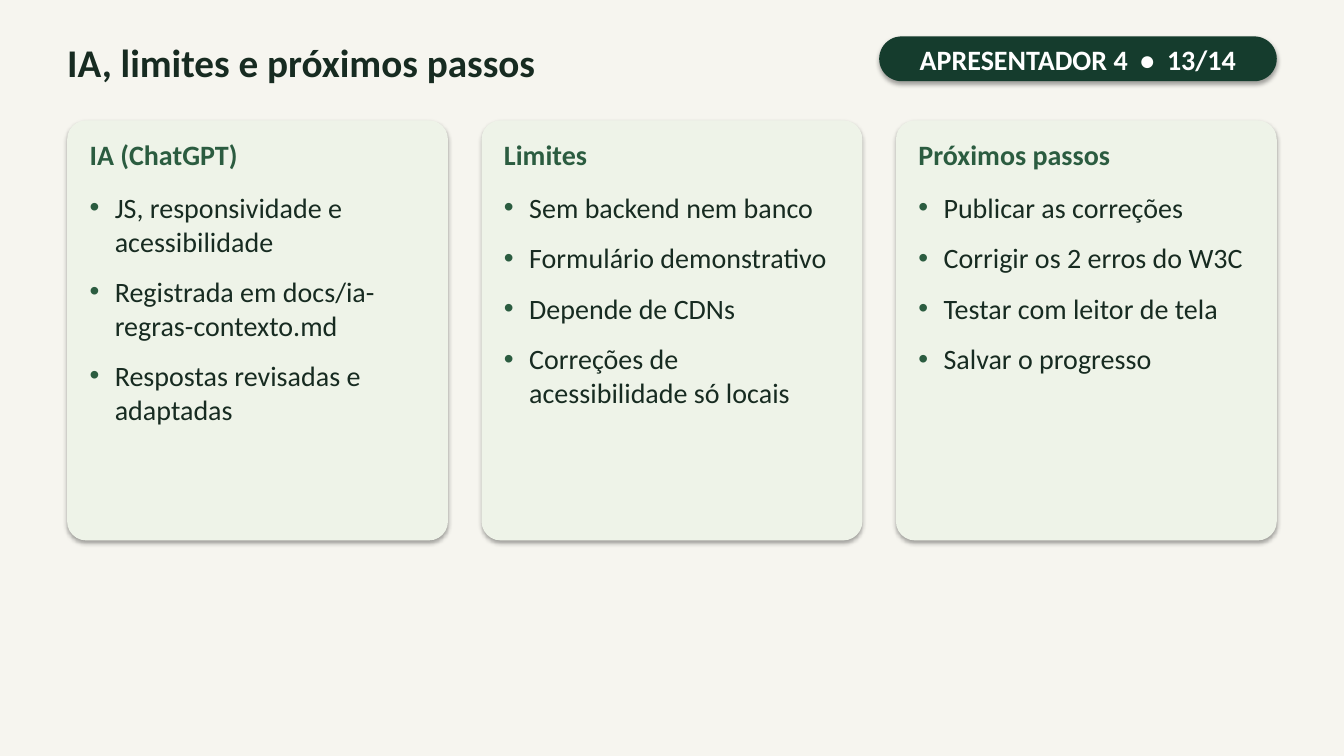
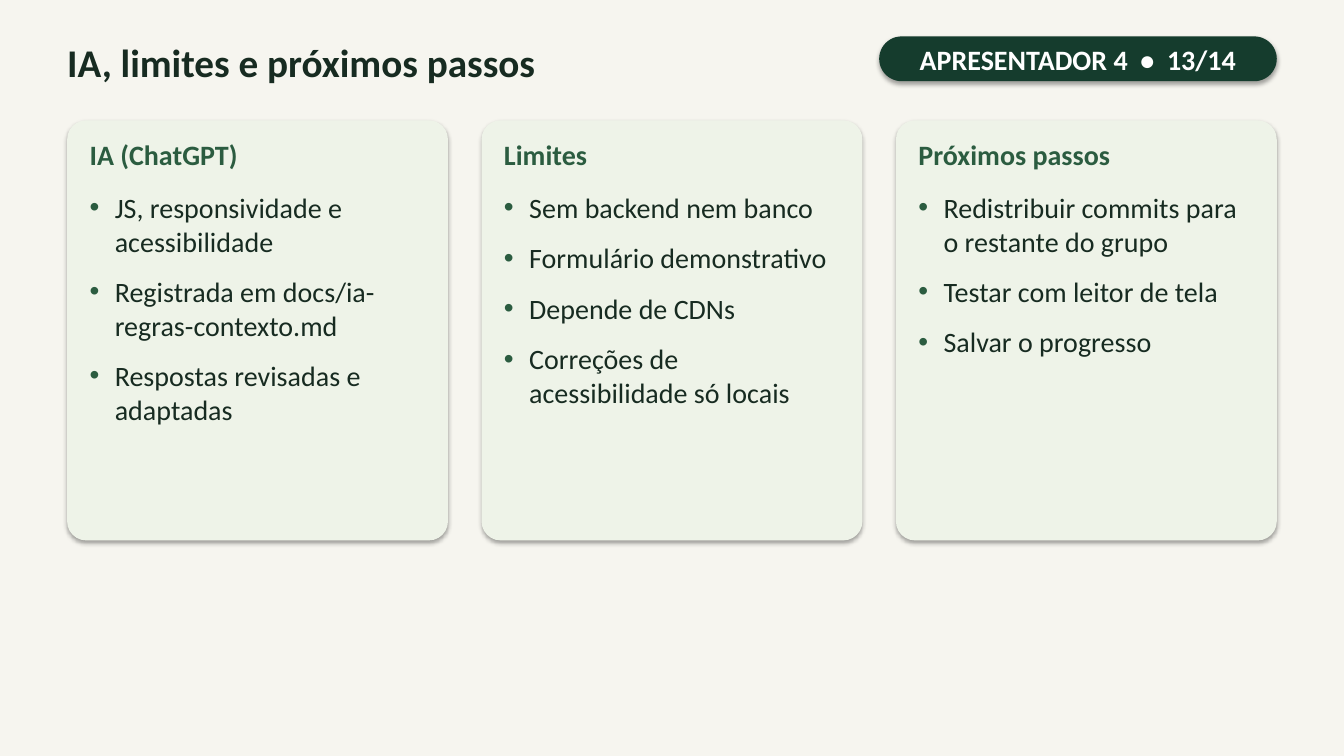
Before and after one commit to FortesLucas208/FrontMVP, a slide deck: slide 13 of docs/EcoVida_Apresentacao_14slides.pptx. Drawn at 1344x756 pixels with LibreOffice and Linux fonts; fonts in the diff are those of the drawing. Boxes give left, top, right and bottom in pixels: in the first picture for what was removed or moved away, otherwise in the second. Text is boxed around its words. In the diff, an @@ line names an element or a change of style, - is before the commit and + after.

```diff
--- a/docs/EcoVida_Apresentacao_14slides.pptx
+++ b/docs/EcoVida_Apresentacao_14slides.pptx
@@ text at <box>944,198,1237,257</box>: text changed @@
-• Publicar as correções
-• Corrigir os 2 erros do W3C
+• Redistribuir commits para o restante do grupo
```
Also in this commit, not shown: 2 other slides changed.
